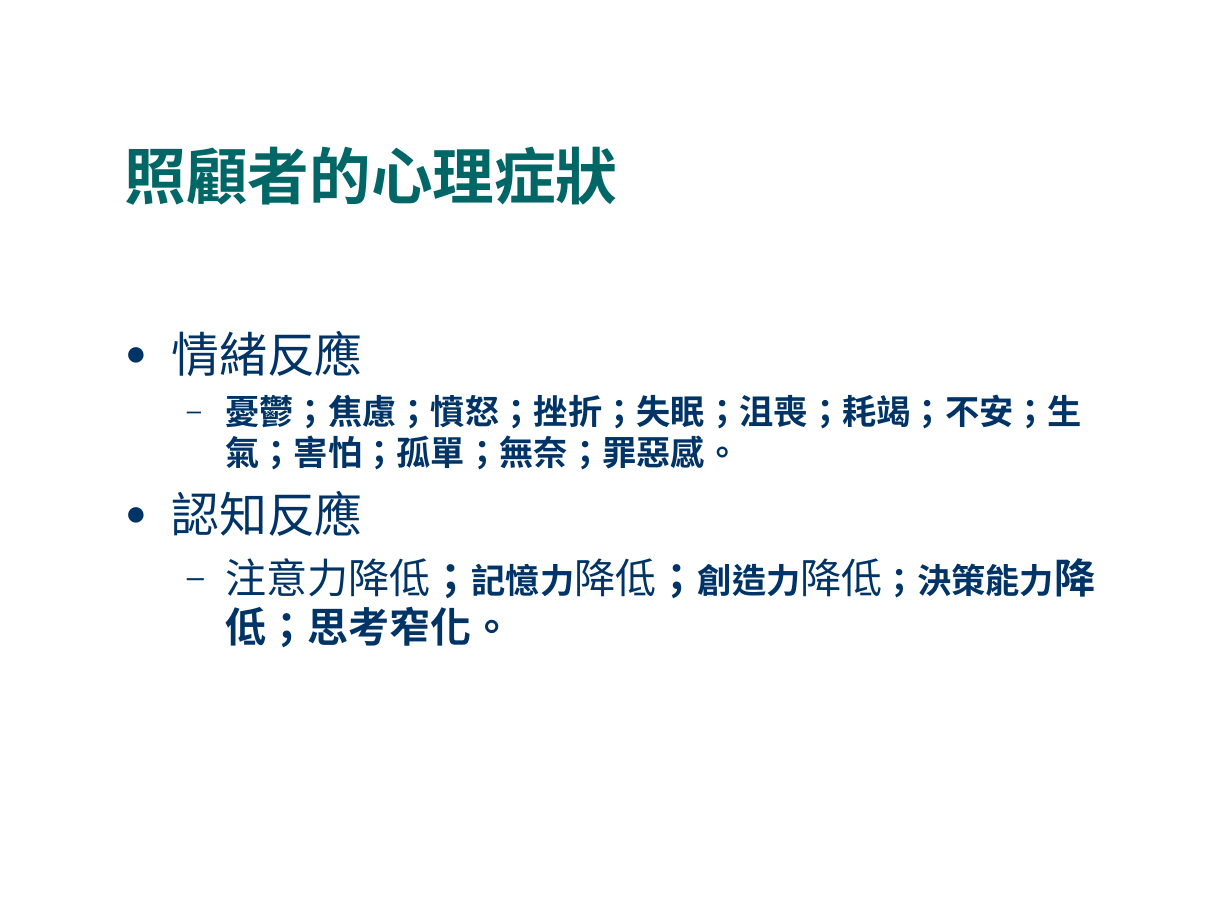
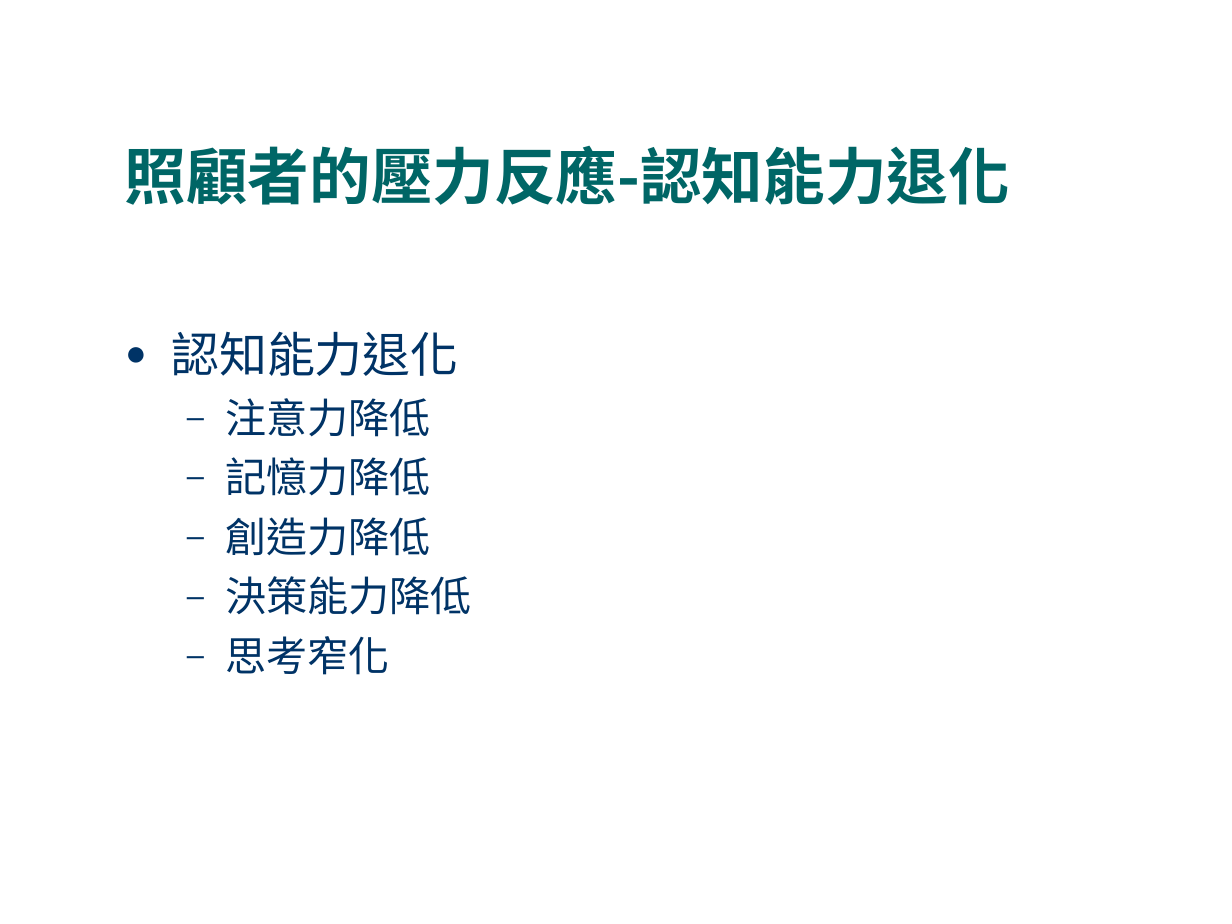
Before and after one commit to fhopecc/stxt, a slide deck: slide 16 of doc/tutorial/home_care.odp (slide 15 before the commit). Drawn at 1232x924 pixels with LibreOffice and Linux fonts; fonts in the diff are those of the drawing. Boxes give left, top, right and bottom in pixels: in the first picture for what was removed or moved away, otherwise in the second. Text is boxed around its words. In the diff, an @@ line names an element or a change of style, - is before the commit and + after.

```diff
--- a/doc/tutorial/home_care.odp
+++ b/doc/tutorial/home_care.odp
@@ title at bbox=[125, 146, 1010, 205]: text changed @@
-照顧者的心理症狀
+照顧者的壓力反應-認知能力退化
@@ text at bbox=[171, 331, 471, 675]: text changed; size 20 to 24 pt; bold off @@
-● 情緒反應
-  – 憂鬱；焦慮；憤怒；挫折；失眠；沮喪；耗竭；不安；生氣；害怕；孤單；無奈；罪惡感。
-● 認知反應
-  – 注意力降低；記憶力降低；創造力降低；決策能力降低；思考窄化。
+● 認知能力退化
+  – 注意力降低
+  – 記憶力降低
+  – 創造力降低
+  – 決策能力降低
+  – 思考窄化
```
Also in this commit, not shown: 6 other slides changed, 1 slide added, 2 slides removed.
